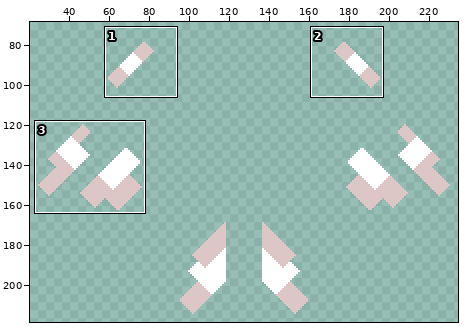
Two states of a sprite sheet, sprites/units/nihilus-cell.png. Above: a wide view before the commit, with the close-up outlined.
Close-up. Before the commit:
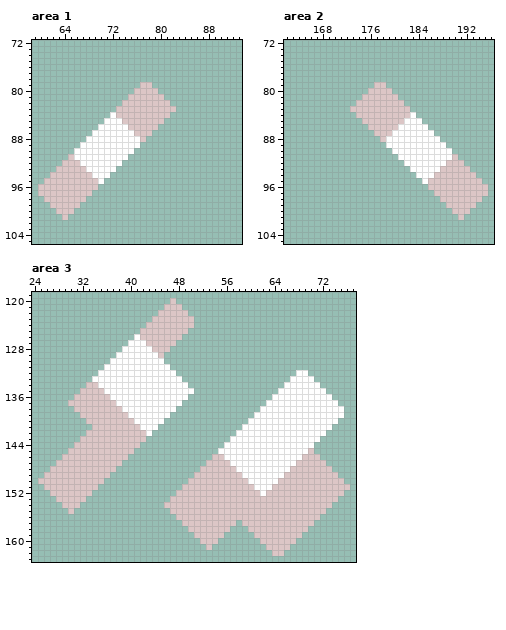
The file is 256x256 pixels. Shown: area 1: x 59..93, y 72..105; area 2: x 162..196, y 72..105; area 3: x 24..77, y 119..163. The wide view leaves out empty margins. The commit also changed other parts of the picture, which this record leaves out.
The same view after the edit:
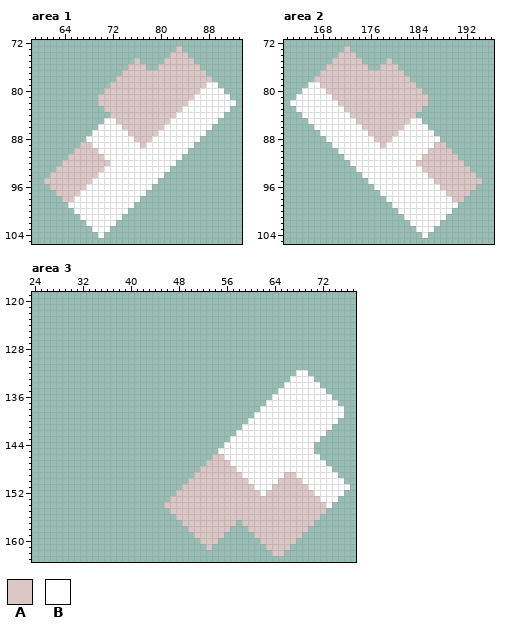
Palette (. is transparent): A #dcc6c6  B #ffffff
Diff:
Area 1:
y 73: x 83 . -> A
y 74: x 82..84 ... -> AAA
y 75: x 76 . -> A; x 81..85 ..... -> AAAAA
y 76: x 75..77 ... -> AAA; x 80..86 ....... -> AAAAAAA
y 77: x 74..87 .............. -> AAAAAAAAAAAAAA
y 78: x 73..88 ................ -> AAAAAAAAAAAAAAAA
y 79: x 72..76 ..... -> AAAAA; x 79..89 ........... -> AAAAAAAAABB
y 80: x 71..75 ..... -> AAAAA; x 80..90 ........... -> AAAAAAABBBB
y 81: x 70..74 ..... -> AAAAA; x 81..91 ........... -> AAAAABBBBBB
y 82: x 70..73 .... -> AAAA; x 82..92 ........... -> AAABBBBBBBB
y 83: x 71..72 .. -> AA; x 83..91 ......... -> ABBBBBBBB
y 84: x 72 B -> A; x 82..90 ......... -> ABBBBBBBB
y 85: x 73 B -> A; x 81..89 ......... -> ABBBBBBBB
y 86: x 74 B -> A; x 80..88 ......... -> ABBBBBBBB
y 87: x 75 B -> A; x 79..87 ......... -> ABBBBBBBB
y 88: x 76 B -> A; x 78..86 ......... -> ABBBBBBBB
y 89: x 67..68 BB -> AA; x 77..85 ......... -> ABBBBBBBB
y 90: x 66..69 BBBB -> AAAA; x 76..84 ......... -> BBBBBBBBB
y 91: x 66..70 BBBBB -> AAAAA; x 75..83 ......... -> BBBBBBBBB
y 92: x 67..71 BBBBB -> AAAAA; x 74..82 ......... -> BBBBBBBBB
y 93: x 68..70 BBB -> AAA; x 73..81 ......... -> BBBBBBBBB
y 94: x 69 B -> A; x 72..80 ......... -> BBBBBBBBB
y 95: x 69 A -> B; x 71..79 ......... -> BBBBBBBBB
y 96: x 60..61 AA -> ..; x 68..78 AA......... -> BBBBBBBBBBB
y 97: x 60..62 AAA -> ...; x 67..77 AA......... -> BBBBBBBBBBB
y 98: x 61..63 AAA -> ...; x 66..76 AA......... -> BBBBBBBBBBB
y 99: x 62..75 AAAAA......... -> ...BBBBBBBBBBB
y 100: x 63..74 AAA......... -> ...BBBBBBBBB
y 101: x 64 A -> .; x 67..73 ....... -> BBBBBBB
y 102: x 68..72 ..... -> BBBBB
y 103: x 69..71 ... -> BBB
y 104: x 70 . -> B
Area 2:
y 73: x 172 . -> A
y 74: x 171..173 ... -> AAA
y 75: x 170..174 ..... -> AAAAA; x 179 . -> A
y 76: x 169..175 ....... -> AAAAAAA; x 178..180 ... -> AAA
y 77: x 168..181 .............. -> AAAAAAAAAAAAAA
y 78: x 167..182 ................ -> AAAAAAAAAAAAAAAA
y 79: x 166..176 ........... -> BBAAAAAAAAA; x 179..183 ..... -> AAAAA
y 80: x 165..175 ........... -> BBBBAAAAAAA; x 180..184 ..... -> AAAAA
y 81: x 164..174 ........... -> BBBBBBAAAAA; x 181..185 ..... -> AAAAA
y 82: x 163..173 ........... -> BBBBBBBBAAA; x 182..185 .... -> AAAA
y 83: x 164..172 ......... -> BBBBBBBBA; x 183..184 .. -> AA
y 84: x 165..173 ......... -> BBBBBBBBA; x 183 B -> A
y 85: x 166..174 ......... -> BBBBBBBBA; x 182 B -> A
y 86: x 167..175 ......... -> BBBBBBBBA; x 181 B -> A
y 87: x 168..176 ......... -> BBBBBBBBA; x 180 B -> A
y 88: x 169..177 ......... -> BBBBBBBBA; x 179 B -> A
y 89: x 170..178 ......... -> BBBBBBBBA; x 187..188 BB -> AA
y 90: x 171..179 ......... -> BBBBBBBBB; x 186..189 BBBB -> AAAA
y 91: x 172..180 ......... -> BBBBBBBBB; x 185..189 BBBBB -> AAAAA
y 92: x 173..181 ......... -> BBBBBBBBB; x 184..188 BBBBB -> AAAAA
y 93: x 174..182 ......... -> BBBBBBBBB; x 185..187 BBB -> AAA
y 94: x 175..183 ......... -> BBBBBBBBB; x 186 B -> A
y 95: x 176..184 ......... -> BBBBBBBBB; x 186 A -> B
y 96: x 177..187 .........AA -> BBBBBBBBBBB; x 194..195 AA -> ..
y 97: x 178..188 .........AA -> BBBBBBBBBBB; x 193..195 AAA -> ...
y 98: x 179..189 .........AA -> BBBBBBBBBBB; x 192..194 AAA -> ...
y 99: x 180..193 .........AAAAA -> BBBBBBBBBBB...
y 100: x 181..192 .........AAA -> BBBBBBBBB...
y 101: x 182..188 ....... -> BBBBBBB; x 191 A -> .
y 102: x 183..187 ..... -> BBBBB
y 103: x 184..186 ... -> BBB
y 104: x 185 . -> B
Area 3:
y 120: x 47 A -> .
y 121: x 46..48 AAA -> ...
y 122: x 45..49 AAAAA -> .....
y 123: x 44..50 AAAAAAA -> .......
y 124: x 43..50 AAAAAAAA -> ........
y 125: x 42..49 AAAAAAAA -> ........
y 126: x 41..48 BAAAAAAA -> ........
y 127: x 40..47 BBBAAAAA -> ........
y 128: x 39..46 BBBBBAAA -> ........
y 129: x 38..45 BBBBBBBA -> ........
y 130: x 37..45 BBBBBBBBB -> .........
y 131: x 36..46 BBBBBBBBBBB -> ...........
y 132: x 35..47 BBBBBBBBBBBBB -> .............
y 133: x 34..48 BBBBBBBBBBBBBBB -> ...............
y 134: x 33..49 AABBBBBBBBBBBBBBB -> .................
y 135: x 32..50 AAAABBBBBBBBBBBBBBB -> ...................
y 136: x 31..49 AAAAAABBBBBBBBBBBBB -> ...................
y 137: x 30..48 AAAAAAAABBBBBBBBBBB -> ...................
y 138: x 31..47 AAAAAAAABBBBBBBBB -> .................
y 139: x 32..46 AAAAAAAABBBBBBB -> ...............
y 140: x 33..45 AAAAAAAABBBBB -> .............
y 141: x 34..44 AAAAAAAABBB -> ...........
y 142: x 33..43 AAAAAAAAAAB -> ...........
y 143: x 32..42 AAAAAAAAAAA -> ...........
y 144: x 31..41 AAAAAAAAAAA -> ...........
y 145: x 30..40 AAAAAAAAAAA -> ...........; x 70 A -> B
y 146: x 29..39 AAAAAAAAAAA -> ...........; x 69..71 AAA -> BBB
y 147: x 28..38 AAAAAAAAAAA -> ...........; x 68..72 AAAAA -> BBBBB
y 148: x 27..37 AAAAAAAAAAA -> ...........; x 67..73 AAAAAAA -> BBBBBBB
y 149: x 26..36 AAAAAAAAAAA -> ...........; x 68..74 AAAAAAA -> BBBBBBB
y 150: x 25..35 AAAAAAAAAAA -> ...........; x 69..75 AAAAAAA -> BBBBBBB
y 151: x 26..34 AAAAAAAAA -> .........; x 70..76 AAAAAAA -> BBBBBBB
y 152: x 27..33 AAAAAAA -> .......; x 71..75 AAAAA -> BBBBB
y 153: x 28..32 AAAAA -> .....; x 72..74 AAA -> BBB
y 154: x 29..31 AAA -> ...; x 73 A -> B
y 155: x 30 A -> .
Pixel boxes of the changes (left, top, right, bottom) in both close-ups:
changed: (38, 46, 236, 238)
changed: (290, 46, 488, 238)
erased: (38, 298, 194, 514)
changed: (290, 448, 350, 508)
